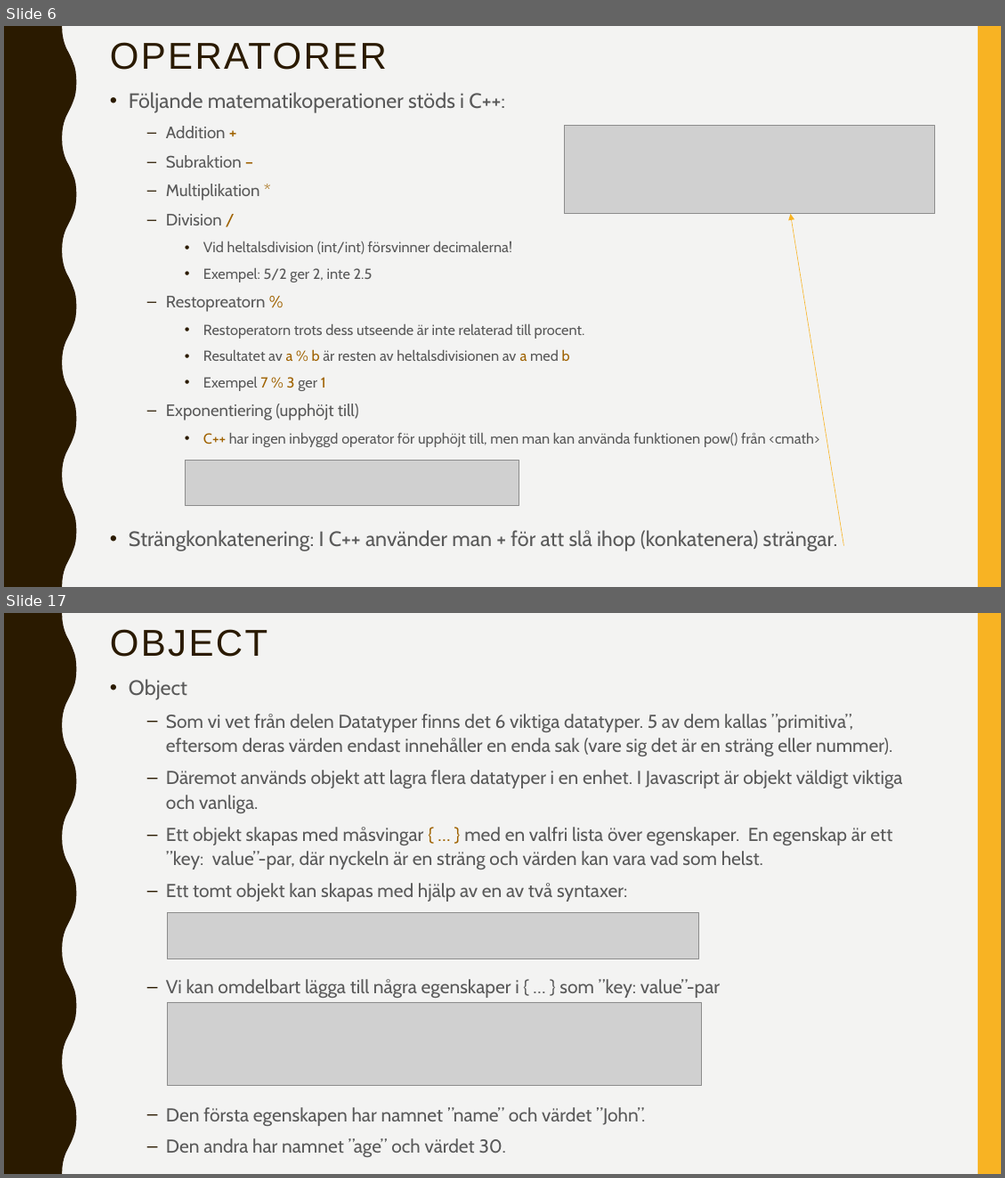
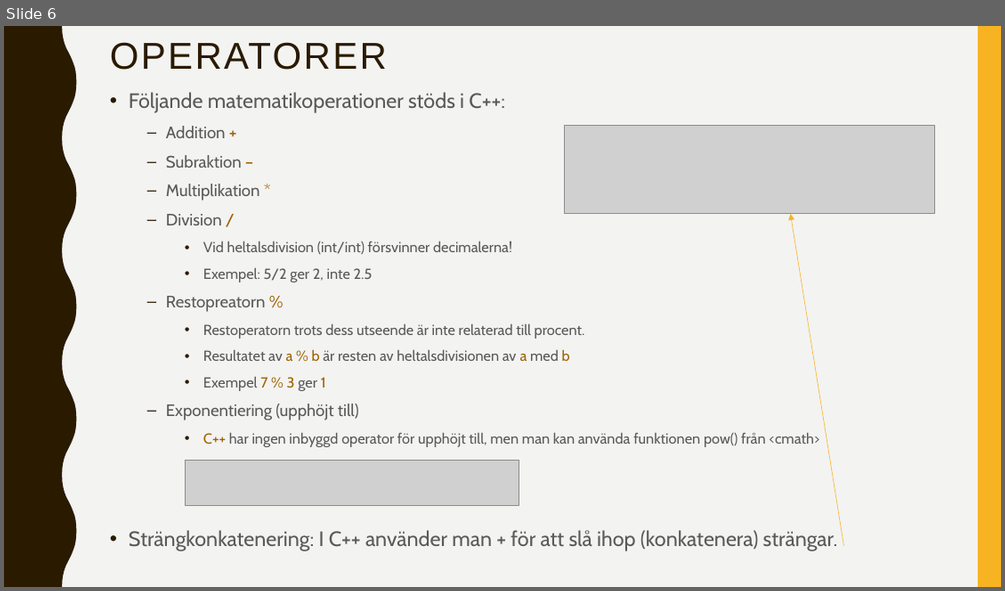
Before and after one commit to abbindustrigymnasium/hitachigymnasiet-250s-programmingexercises-programmering1-2025, a slide deck: C++/C++.pptx. Shown one above the other, each under a label of ours: slides 6 and 17 before the commit, slide 6 after it; the slides between them are not shown. The pictures are 1005x1178 and 1005x591 pixels, drawn with LibreOffice and Linux fonts; fonts in the diff are those of the drawing; grey boxes stand for pictures. Boxes give left, top, right and bottom in pixels: in the first picture for what was removed or moved away, otherwise in the second. Text is boxed around its words. In the diff, an @@ line names an element or a change of style, - is before the commit and + after.

```diff
--- a/C++/C++.pptx
+++ b/C++/C++.pptx
@@ slide 17 removed at bbox=[4, 613, 1001, 1174], background #F3F3F2; not listed: 2 template elements that a slide beside it also shows @@
@@ title removed at bbox=[110, 629, 267, 657] @@
-OBJECT
@@ text removed at bbox=[129, 679, 902, 1157] @@
-• Object
-  – Som vi vet från delen Datatyper finns det 6 viktiga datatyper. 5 av dem kallas ”primitiva”, eftersom deras värden endast innehåller en enda sak (vare sig det är en sträng eller nummer).
-  – Däremot används objekt att lagra flera datatyper i en enhet. I Javascript är objekt väldigt viktiga och vanliga.
-  – Ett objekt skapas med måsvingar { … } med en valfri lista över egenskaper. En egenskap är ett ”key: value”-par, där nyckeln är en sträng och värden kan vara vad som helst.
-  – Ett tomt objekt kan skapas med hjälp av en av två syntaxer:
-  – Vi kan omdelbart lägga till några egenskaper i { … } som ”key: value”-par
-  – Den första egenskapen har namnet ”name” och värdet ”John”.
-  – Den andra har namnet ”age” och värdet 30.
@@ picture removed at bbox=[167, 913, 698, 958] @@
@@ picture removed at bbox=[167, 1002, 702, 1085] @@
```
Also in this commit, not shown: 12 slides changed, 3 slides added, 2 other slides removed, 1 other file.
